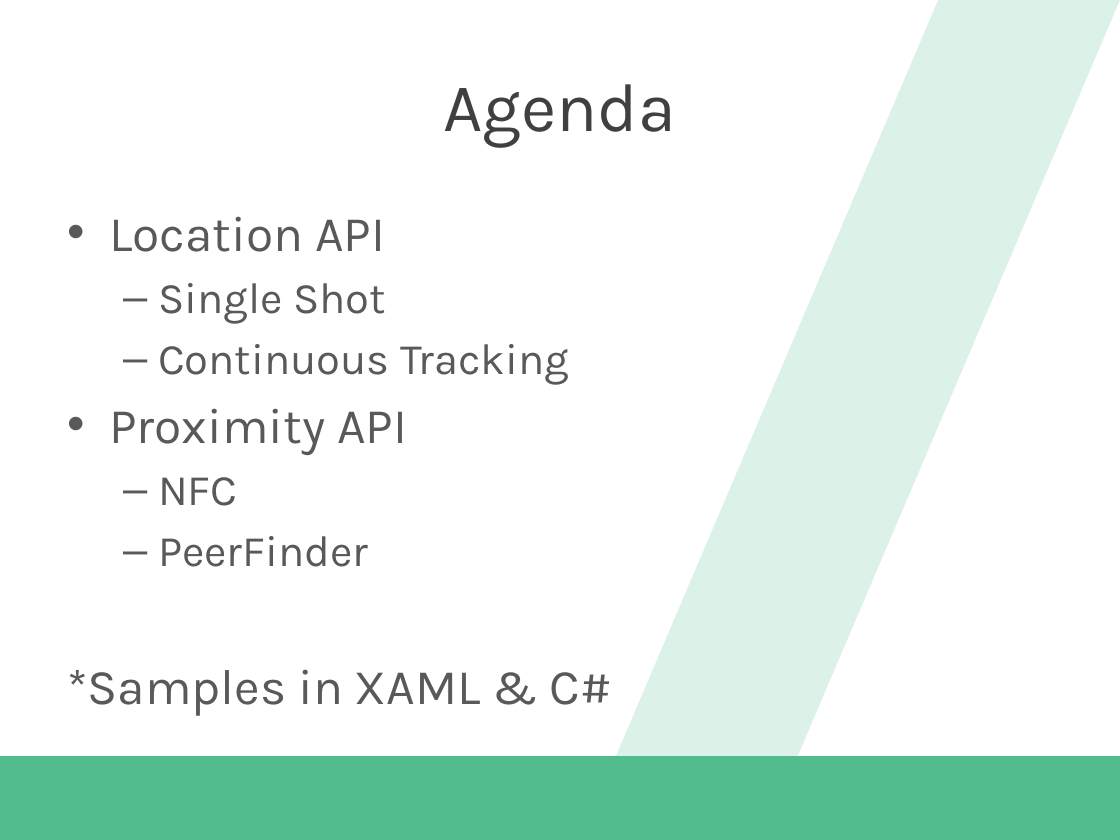
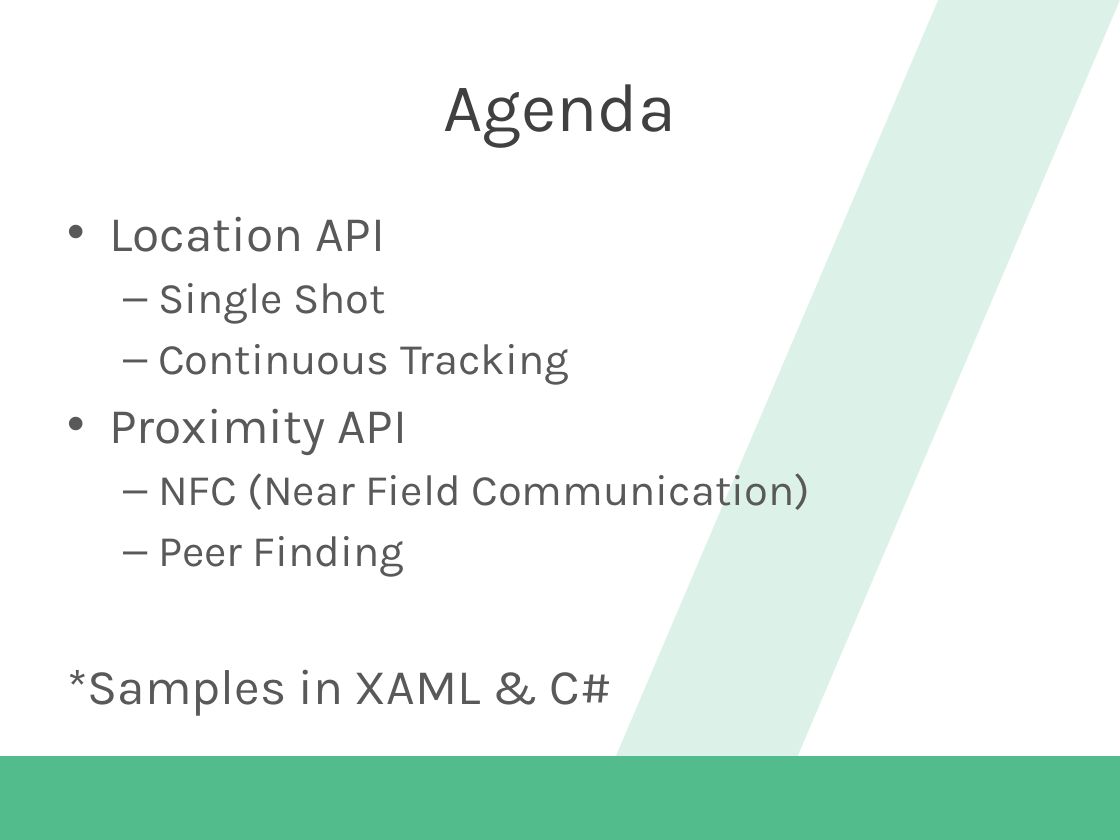
Before and after one commit to dannydwarren/WindowsLocationAndProximity, a slide deck: slide 3 of Master Windows 8.1 Location and Proximity Capabilities.pptx. Drawn at 1120x840 pixels with LibreOffice and Linux fonts; fonts in the diff are those of the drawing; background and template pictures are left out. Boxes give left, top, right and bottom in pixels: in the first picture for what was removed or moved away, otherwise in the second. Text is boxed around its words. In the diff, an @@ line names an element or a change of style, - is before the commit and + after.

```diff
--- a/Master Windows 8.1 Location and Proximity Capabilities.pptx
+++ b/Master Windows 8.1 Location and Proximity Capabilities.pptx
@@ text at (158,473,810,577): text changed @@
-  – NFC
-  – PeerFinder
+  – NFC (Near Field Communication)
+  – Peer Finding
```
Also in this commit, not shown: 4 other slides changed, 1 slide removed, 2 other files.
